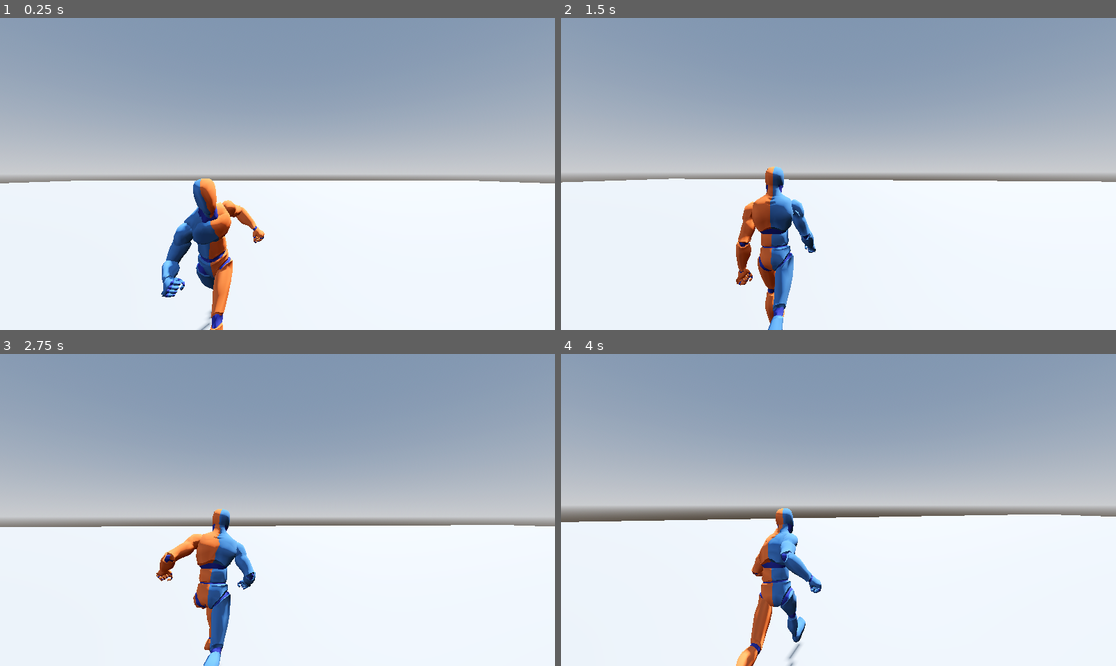
Above: before the commit, frames 1-4 (two rows, left to right).
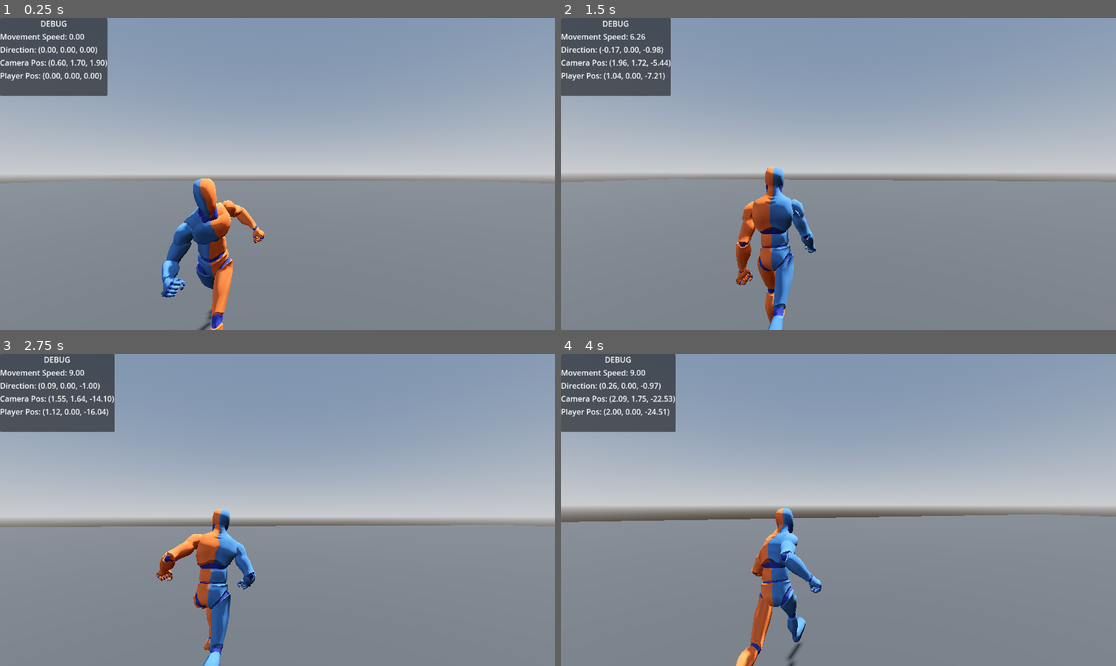
Above: after the commit, the same moments.

Repository: erdospeet11/actioncombat
Game: Godot game, scene res://main.tscn
Two runs of this game, one before a commit and one after it. Both use one fixed random seed, a clock stepped at 60 frames per second and the inputs below.
Inputs (mouse positions are in pixels of both pictures, inside the frame that each line leads up to):
- Up to frame 1 (0.25 s): no input
- Up to frame 2 (1.5 s): tap Enter (ui_accept) at 0.5, 0.77 s; move the mouse to (866, 174) at 0.52 s; hold Shift (sprint) 0.53-1.28 s; hold W (forward) from 0.53 s (still down); move the mouse to (810, 174) at 1.27 s; tap Shift (sprint) at 1.35 s
- Up to frame 3 (2.75 s): keep holding W (forward); tap Enter (ui_accept) at 1.52 s; move the mouse to (288, 503) at 2.02 s; hold Shift (sprint) from 2.03 s (still down)
- Up to frame 4 (4 s): keep holding W (forward); move the mouse to (832, 516) at 2.77 s; release Shift (sprint) at 2.78 s; tap Shift (sprint) at 2.85 s; tap Enter (ui_accept) at 3.02, 3.77 s; move the mouse to (877, 513) at 3.52 s; hold Shift (sprint) from 3.53 s (still down)

The runs differ from the first frame. In frame 1, 49% of the frame differs, in the area x 0-100%, y 0-100%; in frame 2, 50%; in frame 3, 47%; in frame 4, 50%.

Commit message:
feat: Added debug information for the player

Diff:
--- a/main.tscn
+++ b/main.tscn
@@ -15,7 +15,11 @@
 tonemap_mode = 2
 glow_enabled = true
 
+[sub_resource type="StandardMaterial3D" id="StandardMaterial3D_ig7tw"]
+albedo_color = Color(0.23392546, 0.23392546, 0.23392543, 1)
+
 [sub_resource type="PlaneMesh" id="PlaneMesh_ig7tw"]
+material = SubResource("StandardMaterial3D_ig7tw")
 size = Vector2(100, 100)
 
 [sub_resource type="ConcavePolygonShape3D" id="ConcavePolygonShape3D_ig7tw"]
--- a/third_player.gd
+++ b/third_player.gd
@@ -14,6 +14,11 @@
 @onready var spring_arm = $Node3D/SpringArm3D
 @onready var visual = $"exported-model"
 @onready var animation_player = $"exported-model/AnimationPlayer"
+@onready var movement_speed_label = $DebugCanvasLayer/Panel/VBoxContainer/MovementSpeed
+@onready var movement_direction_label = $DebugCanvasLayer/Panel/VBoxContainer/MovementDirection
+@onready var camera_position_label = $DebugCanvasLayer/Panel/VBoxContainer/CameraPosition
+@onready var player_transform_label = $DebugCanvasLayer/Panel/VBoxContainer/PlayerTransform
+@onready var camera_3d = $Node3D/SpringArm3D/Camera3D
 
 func _ready():
 	Input.set_mouse_mode(Input.MOUSE_MODE_CAPTURED)
@@ -60,3 +65,12 @@
 		velocity.z = move_toward(velocity.z, 0, DECELERATION * delta)
 
 	move_and_slide()
+
+	var speed = Vector3(velocity.x, 0, velocity.z).length()
+	movement_speed_label.text = "Movement Speed: %.2f" % speed
+	movement_direction_label.text = "Direction: (%.2f, %.2f, %.2f)" % [direction.x, direction.y, direction.z]
+	var cam_pos = camera_3d.global_position
+	camera_position_label.text = "Camera Pos: (%.2f, %.2f, %.2f)" % [cam_pos.x, cam_pos.y, cam_pos.z]
+
+	var player_pos = global_position
+	player_transform_label.text = "Player Pos: (%.2f, %.2f, %.2f)" % [player_pos.x, player_pos.y, player_pos.z]
--- a/third_player.tscn
+++ b/third_player.tscn
@@ -78,4 +78,34 @@
 
 [node name="Camera3D" type="Camera3D" parent="Node3D/SpringArm3D"]
 
+[node name="DebugCanvasLayer" type="CanvasLayer" parent="."]
+
+[node name="Panel" type="PanelContainer" parent="DebugCanvasLayer"]
+offset_right = 180.0
+offset_bottom = 162.0
+
+[node name="VBoxContainer" type="VBoxContainer" parent="DebugCanvasLayer/Panel"]
+layout_mode = 2
+
+[node name="DebugTitle" type="Label" parent="DebugCanvasLayer/Panel/VBoxContainer"]
+layout_mode = 2
+text = "DEBUG"
+horizontal_alignment = 1
+
+[node name="MovementSpeed" type="Label" parent="DebugCanvasLayer/Panel/VBoxContainer"]
+layout_mode = 2
+text = "Movement Speed: X"
+
+[node name="MovementDirection" type="Label" parent="DebugCanvasLayer/Panel/VBoxContainer"]
+layout_mode = 2
+text = "Direction: (0, 0, 0)"
+
+[node name="CameraPosition" type="Label" parent="DebugCanvasLayer/Panel/VBoxContainer"]
+layout_mode = 2
+text = "Camera Pos: (0, 0, 0)"
+
+[node name="PlayerTransform" type="Label" parent="DebugCanvasLayer/Panel/VBoxContainer"]
+layout_mode = 2
+text = "Player Transform: (0, 0, 0)"
+
 [editable path="exported-model"]
Not shown: 1 places in main.tscn that only renumber resources
